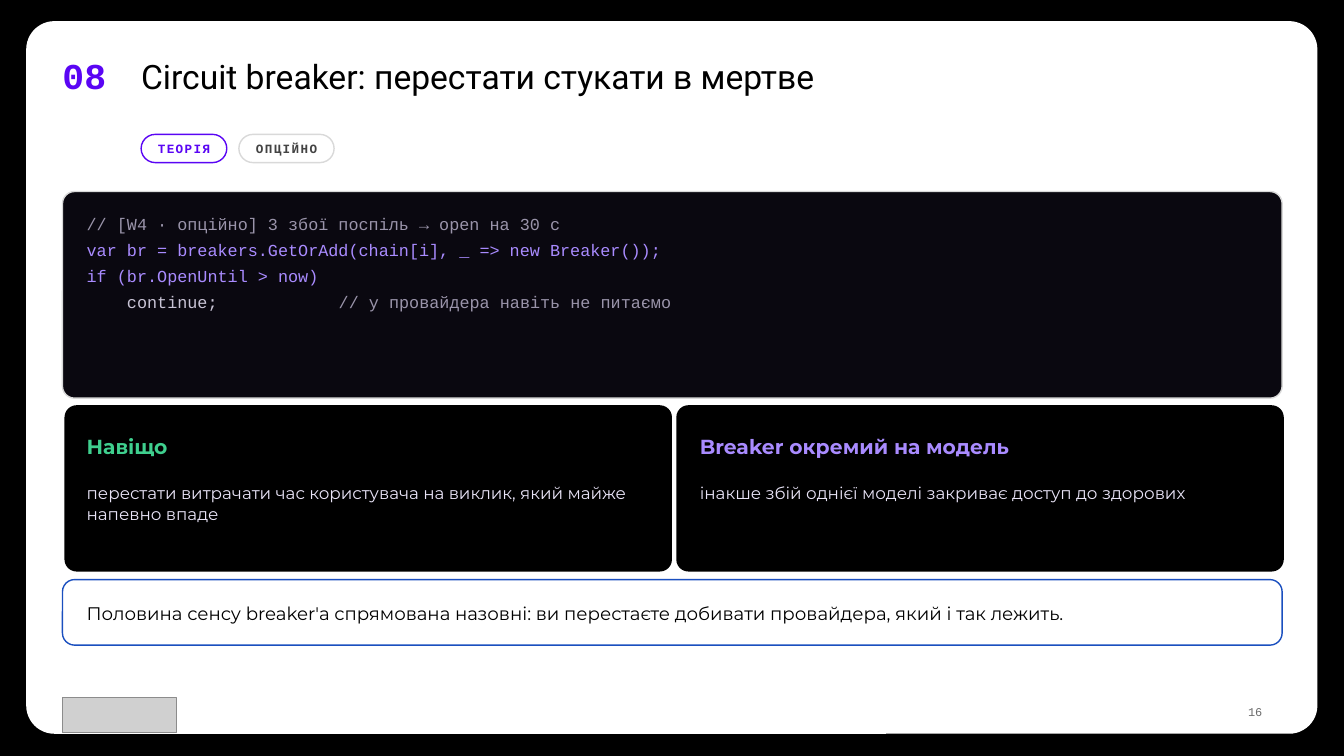
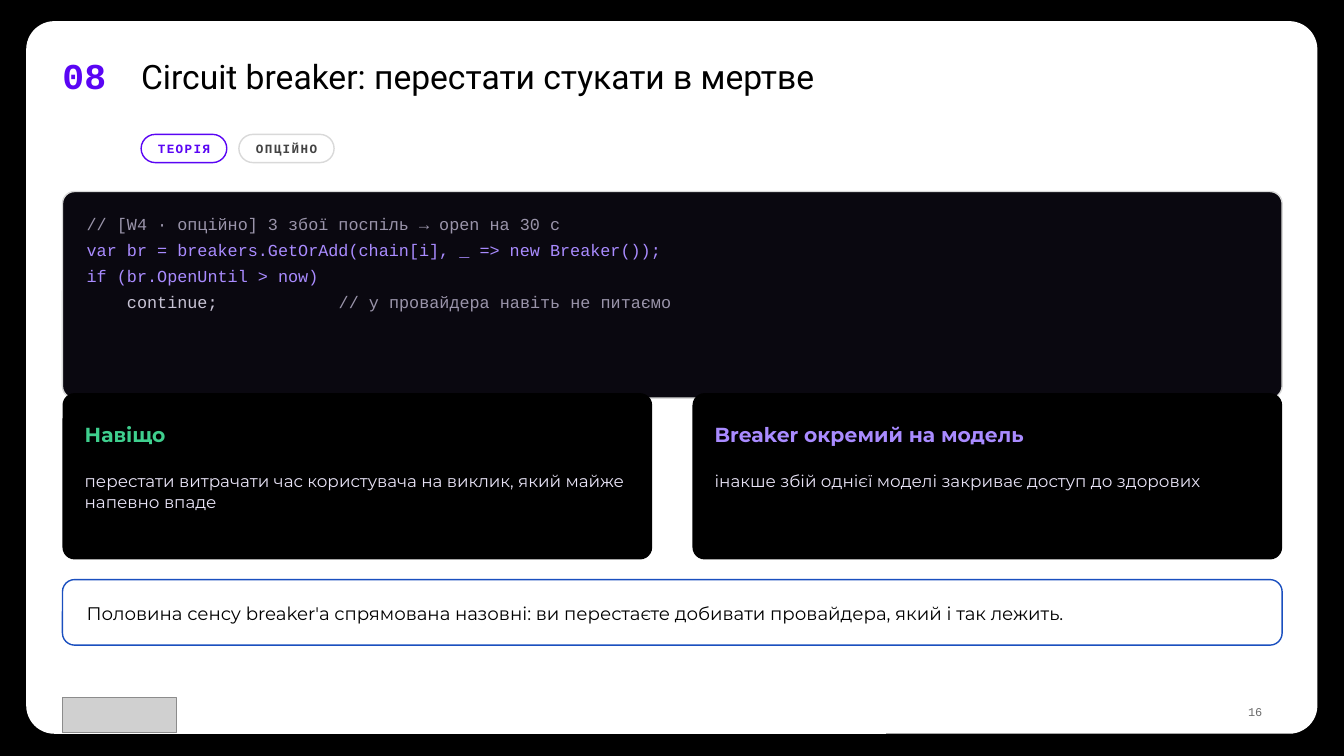
Before and after one commit to TarasFedorenkoFTV/llmops-bootcamp, a slide deck: slide 16 of docs/decks/L07.pptx. Drawn at 1344x756 pixels with LibreOffice and Linux fonts; fonts in the diff are those of the drawing; grey boxes stand for pictures; background and template pictures are left out. Boxes give left, top, right and bottom in pixels: in the first picture for what was removed or moved away, otherwise in the second. Text is boxed around its words. In the diff, an @@ line names an element or a change of style, - is before the commit and + after.

```diff
--- a/docs/decks/L07.pptx
+++ b/docs/decks/L07.pptx
@@ rounded rectangle resized from (x1=65, y1=405, x2=673, y2=572) to (x1=63, y1=393, x2=652, y2=560) @@
@@ text "Навіщо" moved from (x1=87, y1=438, x2=168, y2=456) to (x1=85, y1=426, x2=166, y2=444) @@
@@ rounded rectangle resized from (x1=677, y1=405, x2=1285, y2=572) to (x1=693, y1=393, x2=1282, y2=560) @@
@@ text "Breaker окремий на модель" moved from (x1=700, y1=438, x2=1009, y2=458) to (x1=715, y1=426, x2=1024, y2=446) @@
@@ text "перестати витрачати час користувача на ..." moved from (x1=87, y1=486, x2=627, y2=522) to (x1=85, y1=474, x2=625, y2=510) @@
@@ text "інакше збій однієї моделі закриває ..." moved from (x1=700, y1=486, x2=1185, y2=503) to (x1=715, y1=474, x2=1200, y2=491) @@
```
Also in this commit, not shown: 11 other slides changed, 33 other files.
